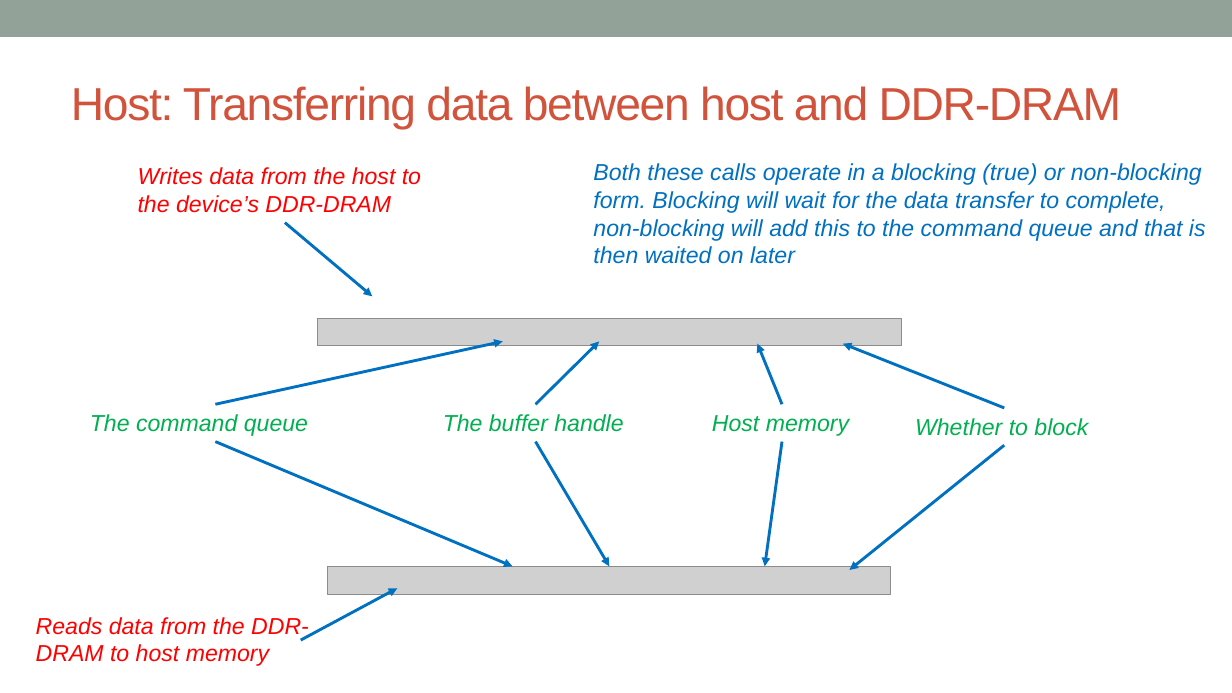
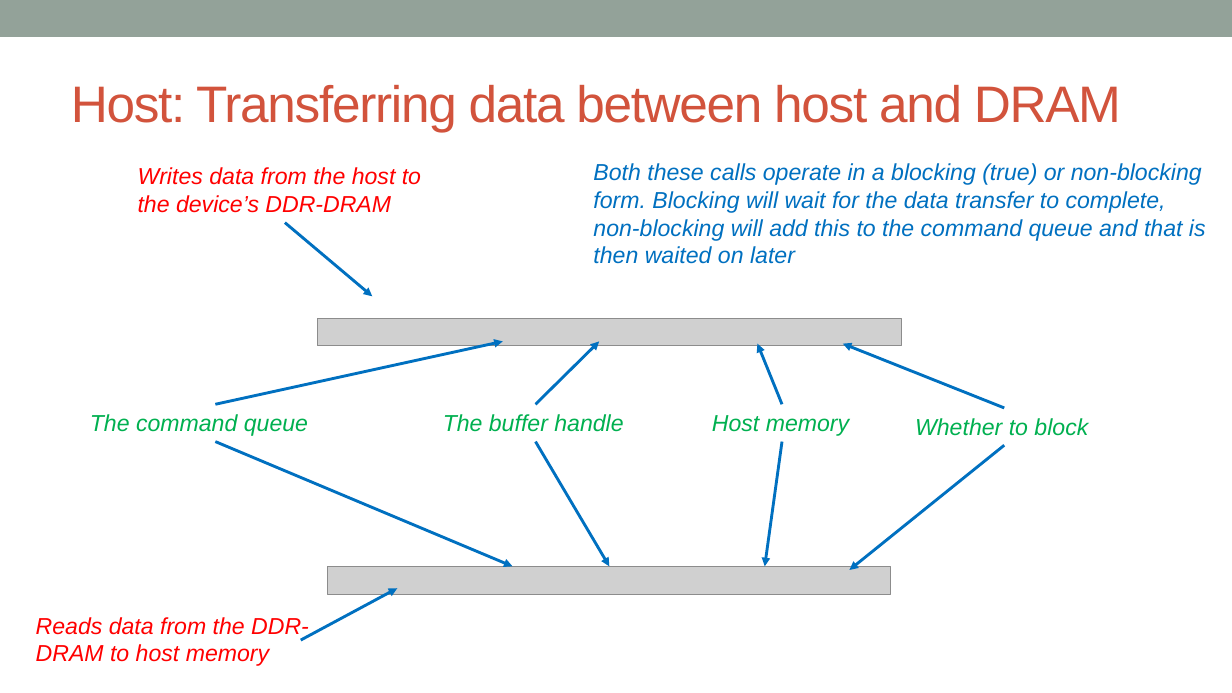
Before and after one commit to owainkenwayucl/tt-tutorial, a slide deck: slide 5 of lectures/src/SDK-data-movement.pptx. Drawn at 1232x693 pixels with LibreOffice and Linux fonts; fonts in the diff are those of the drawing; grey boxes stand for pictures. Boxes give left, top, right and bottom in pixels: in the first picture for what was removed or moved away, otherwise in the second. Text is boxed around its words. In the diff, an @@ line names an element or a change of style, - is before the commit and + after.

```diff
--- a/lectures/src/SDK-data-movement.pptx
+++ b/lectures/src/SDK-data-movement.pptx
@@ title at box(71, 85, 1121, 132): text changed; size 36 to 40 pt @@
-Host: Transferring data between host and DDR-DRAM
+Host: Transferring data between host and DRAM
```
Also in this commit, not shown: 1 other slide changed, 1 other file.
